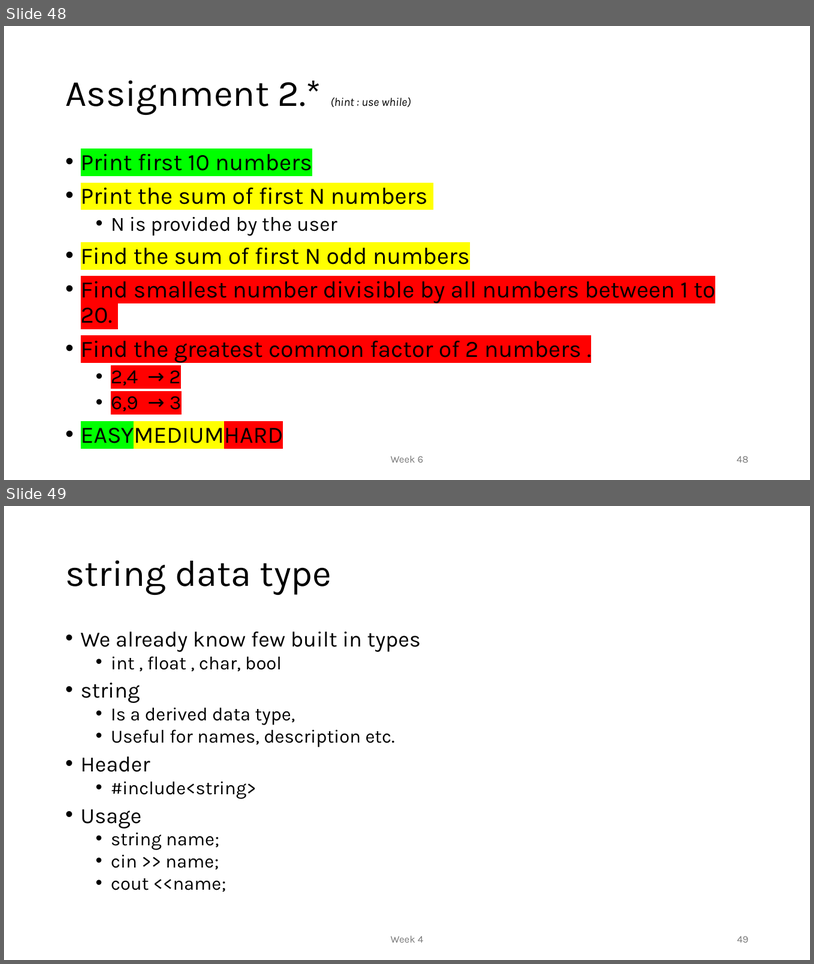
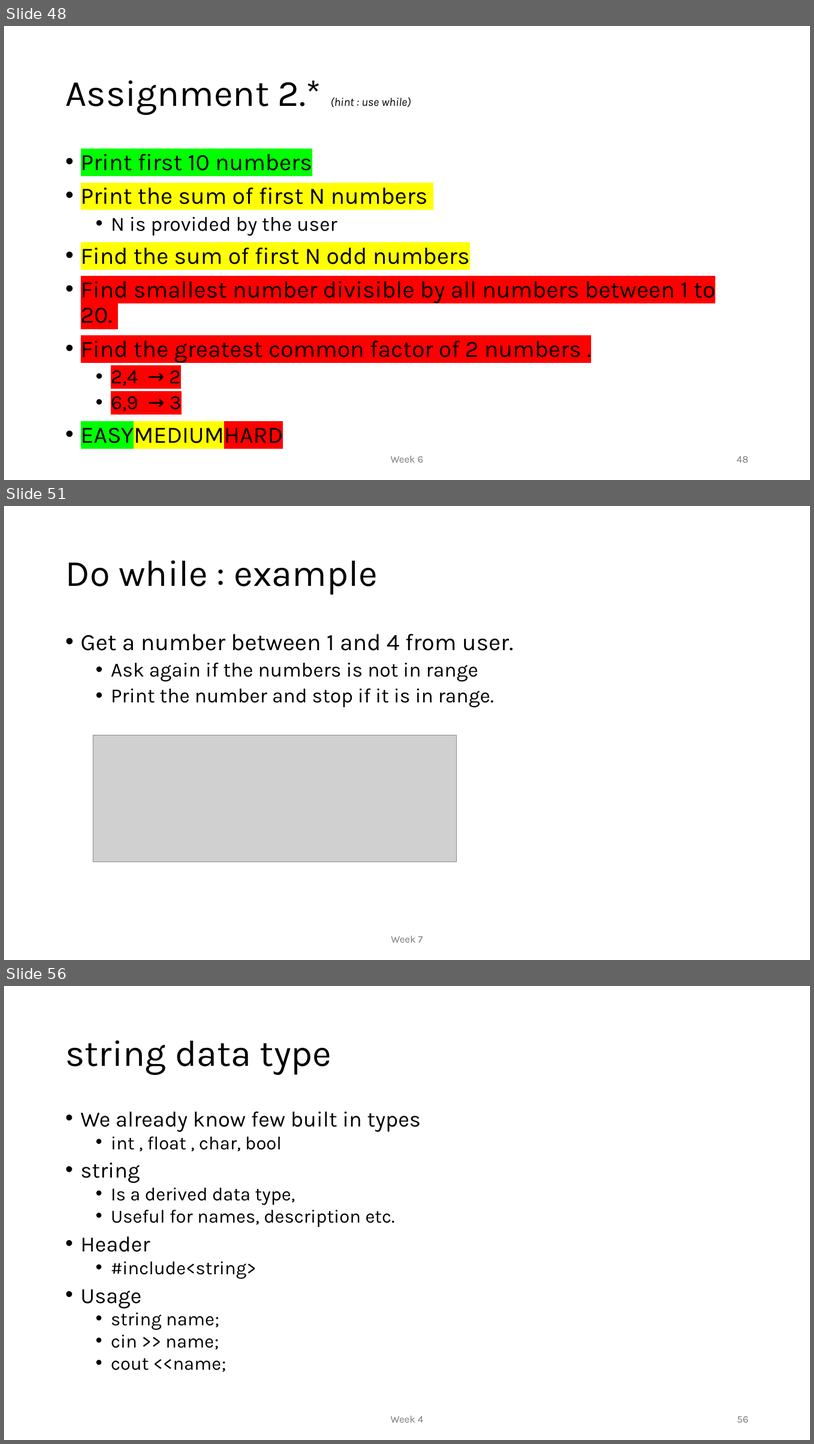
Before and after one commit to MoklaEducation/ems_fall_2025_cpp101, a slide deck: all/Intro to Programming_all.pptx. Shown one above the other, each under a label of ours: slides 48 and 49 before the commit, slides 48, 51 and 56 after it; the slides between them are not shown. The pictures are 814x964 and 814x1444 pixels, drawn with LibreOffice and Linux fonts; fonts in the diff are those of the drawing; grey boxes stand for pictures. Boxes give left, top, right and bottom in pixels: in the first picture for what was removed or moved away, otherwise in the second. Text is boxed around its words. In the diff, an @@ line names an element or a change of style, - is before the commit and + after.

```diff
--- a/all/Intro to Programming_all.pptx
+++ b/all/Intro to Programming_all.pptx
@@ slide 51 added at box(4, 506, 810, 960), background #FFFFFF @@
@@ title added at box(65, 560, 378, 595), 44 pt, text #000000 @@
+Do while : example
@@ text added at box(81, 634, 513, 708), 24 pt, text #000000 @@
+• Get a number between 1 and 4 from user.
+  • Ask again if the numbers is not in range
+  • Print the number and stop if it is in range.
@@ picture added at box(93, 735, 456, 862) @@
@@ text added at box(391, 935, 423, 942), 12 pt, text #797979 @@
+Week 7
@@ what was slide 49 is now slide 56 @@
@@ page number at box(737, 1416, 749, 1422): text changed @@
-49
+56
```
Also in this commit, not shown: 1 slide changed, 6 other slides added, 1 other file.
